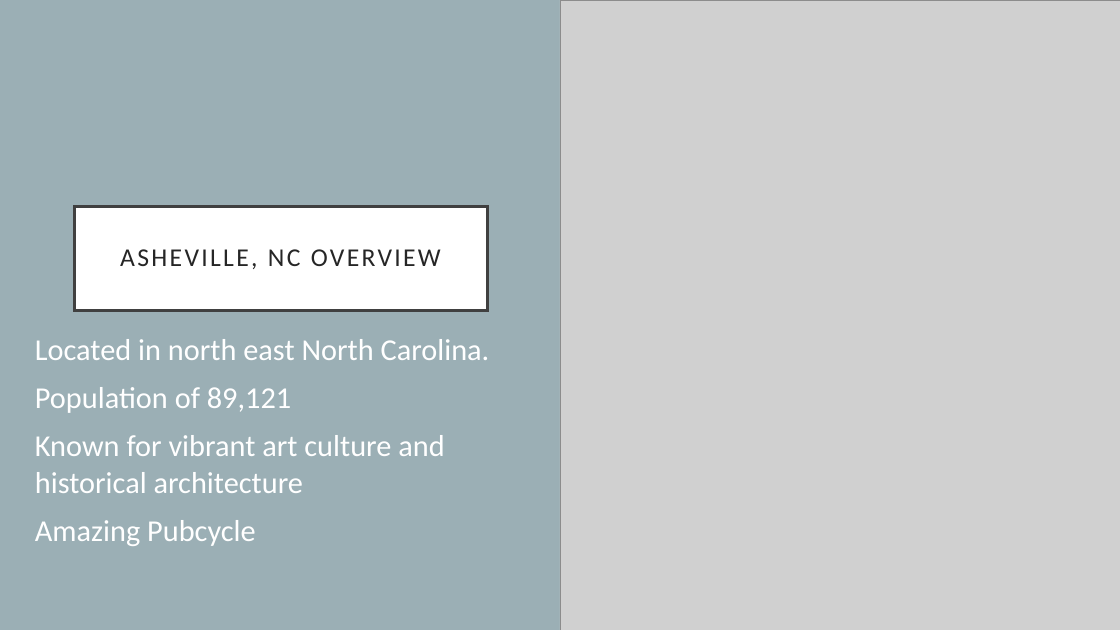
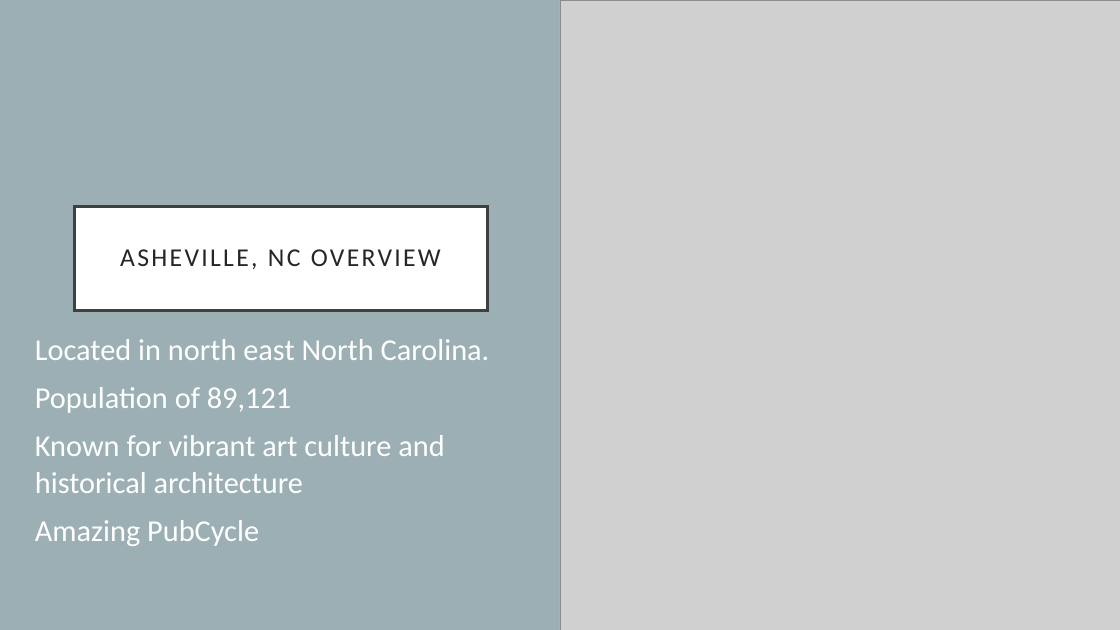
Before and after one commit to EricMaibach/AkronAshevilleWeatherAnalysis, a slide deck: slide 4 of AkronAshevillePresentation.pptx. Drawn at 1120x630 pixels with LibreOffice and Linux fonts; fonts in the diff are those of the drawing; grey boxes stand for pictures. Boxes give left, top, right and bottom in pixels: in the first picture for what was removed or moved away, otherwise in the second. Text is boxed around its words. In the diff, an @@ line names an element or a change of style, - is before the commit and + after.

```diff
--- a/AkronAshevillePresentation.pptx
+++ b/AkronAshevillePresentation.pptx
@@ text at bbox=[35, 520, 259, 546]: text changed @@
-Amazing Pubcycle
+Amazing PubCycle
```
Also in this commit, not shown: 8 other slides changed.
